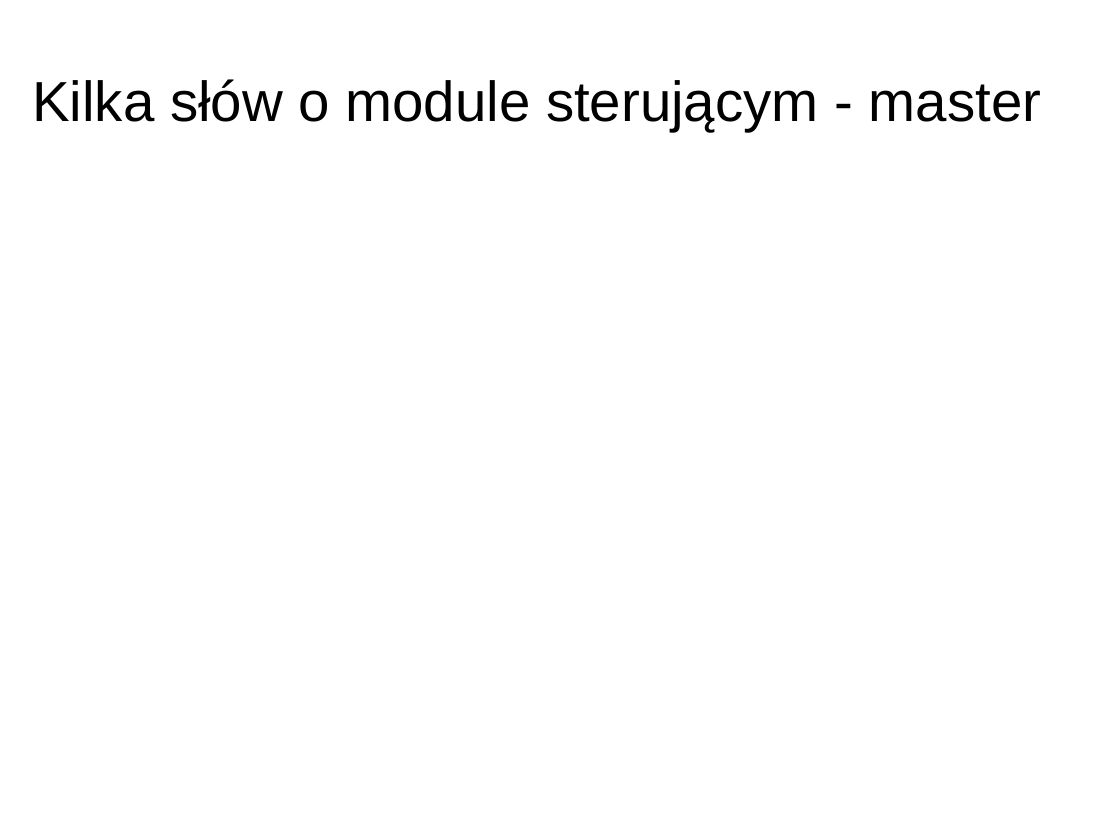
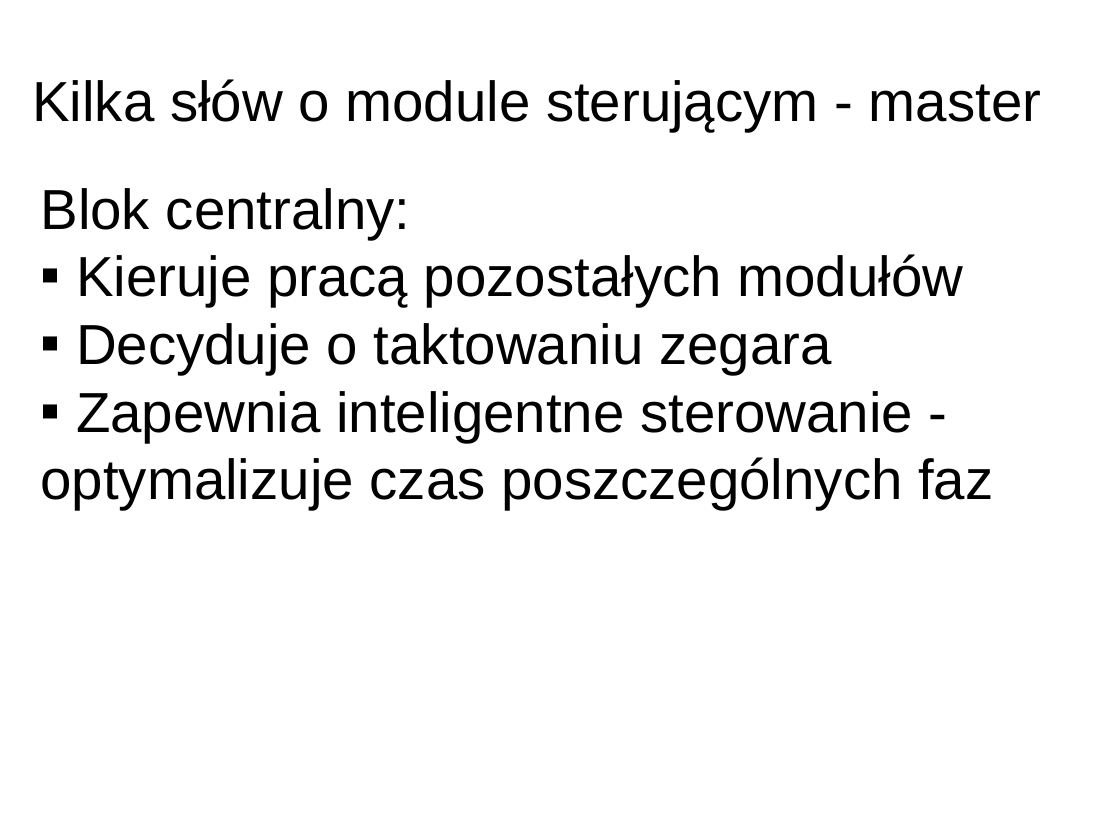
Before and after one commit to AleksanderPasiut/APProject_TrafficLights, a slide deck: slide 8 of prezentacja.pptx (slide 7 before the commit). Drawn at 1120x840 pixels with LibreOffice and Linux fonts; fonts in the diff are those of the drawing; background and template pictures are left out. Boxes give left, top, right and bottom in pixels: in the first picture for what was removed or moved away, otherwise in the second. Text is boxed around its words. In the diff, an @@ line names an element or a change of style, - is before the commit and + after.

```diff
--- a/prezentacja.pptx
+++ b/prezentacja.pptx
@@ text added at <box>40,188,993,510</box>, 40 pt, text #000000 @@
+Blok centralny:
+▪ Kieruje pracą pozostałych modułów
+▪ Decyduje o taktowaniu zegara
+▪ Zapewnia inteligentne sterowanie - optymalizuje czas poszczególnych faz
```
Also in this commit, not shown: 5 other slides changed, 1 other file.
